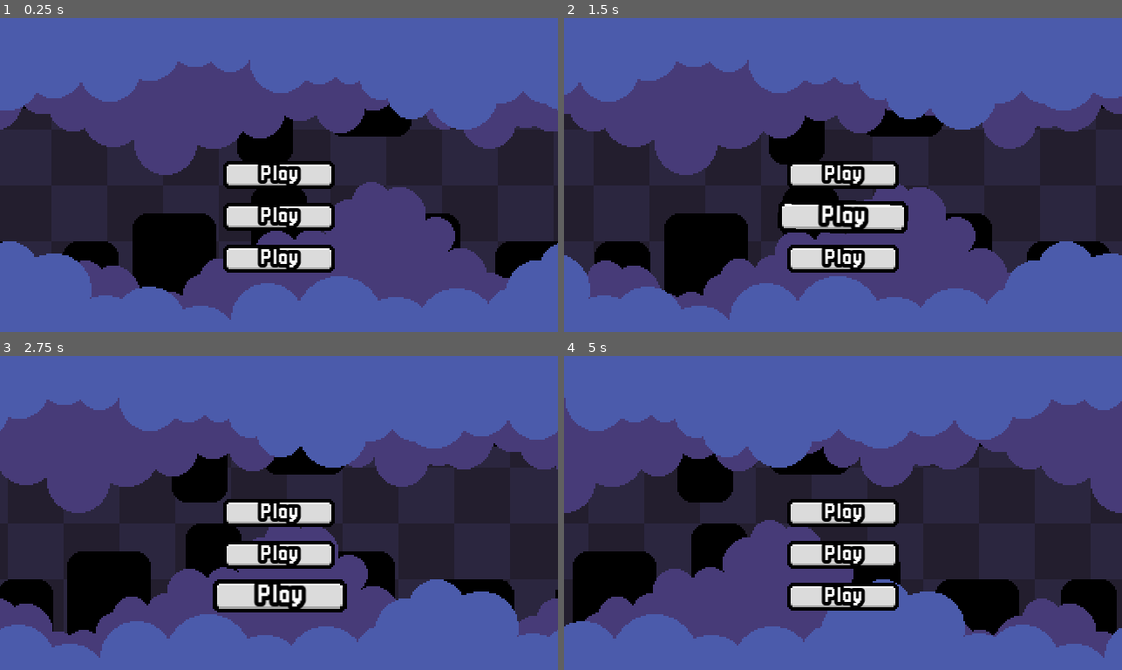
Above: before the commit, frames 1-4 (two rows, left to right).
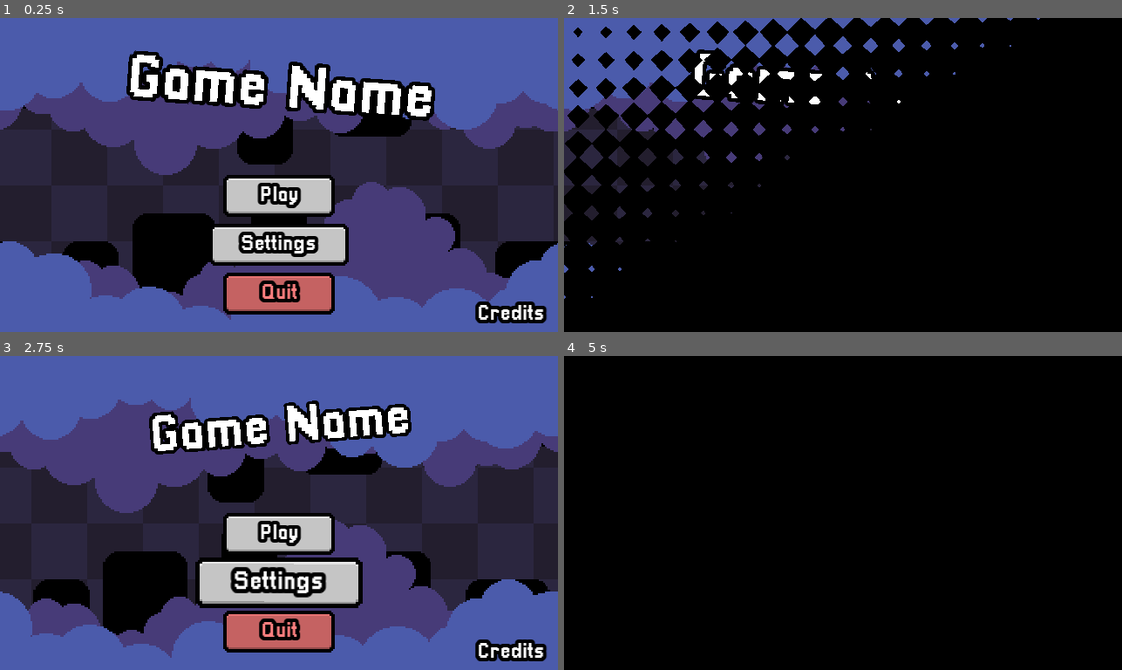
Above: after the commit, the same moments.

Repository: tossudev/godot-main-menu
Game: Godot game, scene res://scenes/main_menu.tscn
Same seed, same stepped clock (60 frames per second), same inputs: the game is played once before the commit and once after it. Before the commit the project has no main scene; this scene is started directly in both runs.
Inputs (mouse positions are in pixels of both pictures, inside the frame that each line leads up to):
- Up to frame 1 (0.25 s): no input
- Up to frame 2 (1.5 s): click (843, 175) at 0.52 s; click (843, 215) at 1.27 s
- Up to frame 3 (2.75 s): click (279, 582) at 2.02 s
- Up to frame 4 (5 s): click (843, 597) at 2.77 s; click (1071, 651) at 3.52 s; click (843, 534) at 4.27 s

The runs differ from the first frame. In frame 1, 16% of the frame differs, in the area x 22-98%, y 10-98%; in frame 2, 82%; in frame 3, 38%; in frame 4, 89%, in the area x 0-100%, y 0-100%.

Commit message:
Added scene change and transition

Diff:
--- /dev/null
+++ b/assets/shaders/scene_change_transition.gdshader
@@ -0,0 +1,18 @@
+shader_type canvas_item;
+
+// Ranges from 0 to 1 over the course of the transition.
+// We use this to actually animate the shader.
+uniform float progress : hint_range(0, 1);
+
+// Size of each diamond, in pixels.
+uniform float diamondPixelSize = 10.0f;
+
+void fragment() {
+	float xFraction = fract(FRAGCOORD.x / diamondPixelSize);
+	float yFraction = fract(FRAGCOORD.y / diamondPixelSize);
+	float xDistance = abs(xFraction - 0.5);
+	float yDistance = abs(yFraction - 0.5);
+	if (xDistance + yDistance + UV.x + UV.y > progress * 4.0f) {
+		discard;
+	}
+}
--- a/project.godot
+++ b/project.godot
@@ -12,8 +12,13 @@
 
 config/name="Godot main menu"
 config/description="Custom Godot main menu that features simple settings, keybinds, credits page and more."
+run/main_scene="res://scenes/main_menu.tscn"
 config/features=PackedStringArray("4.2", "GL Compatibility")
 config/icon="res://icon.svg"
+
+[autoload]
+
+SceneChanger="*res://scenes/scene_changer.tscn"
 
 [display]
 
--- a/scenes/main_menu.tscn
+++ b/scenes/main_menu.tscn
@@ -1,10 +1,11 @@
-[gd_scene load_steps=9 format=3 uid="uid://w8fhk5w0x1xg"]
+[gd_scene load_steps=10 format=3 uid="uid://w8fhk5w0x1xg"]
 
 [ext_resource type="Script" path="res://scripts/main_menu/background.gd" id="1_u6nw0"]
 [ext_resource type="Texture2D" uid="uid://dys5n8g4utvmp" path="res://assets/textures/background/background_l1.png" id="2_bdgrh"]
 [ext_resource type="Texture2D" uid="uid://bekf6ys7nbiu4" path="res://assets/textures/background/background_l2.png" id="3_dtnan"]
 [ext_resource type="Texture2D" uid="uid://bbmry1cv12he" path="res://assets/textures/background/background_l3.png" id="4_xuvvs"]
 [ext_resource type="Texture2D" uid="uid://cnynn1ddcmt1y" path="res://assets/textures/background/background_l4.png" id="5_vjsx6"]
+[ext_resource type="Script" path="res://scripts/main_menu/menu_main.gd" id="6_e7uhl"]
 [ext_resource type="Texture2D" uid="uid://bgxgcipyxn5ct" path="res://assets/textures/ui/ninepatch.png" id="6_rq5mk"]
 [ext_resource type="FontFile" uid="uid://ceksqams405ke" path="res://assets/font/Pixellari.ttf" id="7_k8eq1"]
 [ext_resource type="Script" path="res://scripts/main_menu/animation_controller.gd" id="8_6ois2"]
@@ -44,44 +45,62 @@
 
 [node name="Camera" type="Camera2D" parent="."]
 
-[node name="UI_Main" type="Node2D" parent="."]
-
-[node name="Buttons" type="Control" parent="UI_Main"]
+[node name="Main" type="Node2D" parent="."]
+script = ExtResource("6_e7uhl")
+
+[node name="Title" type="Label" parent="Main"]
+texture_filter = 1
+offset_left = -128.0
+offset_top = -72.0
+offset_right = 128.0
+offset_bottom = -24.0
+pivot_offset = Vector2(128, 24)
+theme_override_colors/font_outline_color = Color(0, 0, 0, 1)
+theme_override_constants/outline_size = 8
+theme_override_fonts/font = ExtResource("7_k8eq1")
+theme_override_font_sizes/font_size = 32
+text = "Game Name"
+horizontal_alignment = 1
+vertical_alignment = 1
+
+[node name="Buttons" type="Control" parent="Main"]
 layout_mode = 3
 anchors_preset = 0
 offset_left = -64.0
 offset_top = -8.0
 offset_right = 64.0
-offset_bottom = 64.0
-
-[node name="Button1" type="Button" parent="UI_Main/Buttons" groups=["buttons"]]
+offset_bottom = 88.0
+
+[node name="ButtonPlay" type="Button" parent="Main/Buttons" groups=["buttons"]]
 self_modulate = Color(1, 1, 1, 0)
 layout_mode = 2
 offset_left = 32.0
+offset_top = 8.0
 offset_right = 96.0
-offset_bottom = 16.0
-
-[node name="Contents" type="Control" parent="UI_Main/Buttons/Button1"]
-anchors_preset = 0
-offset_right = 64.0
-offset_bottom = 16.0
-mouse_filter = 2
-
-[node name="Background" type="NinePatchRect" parent="UI_Main/Buttons/Button1/Contents"]
-texture_filter = 1
-layout_mode = 0
-offset_right = 64.0
-offset_bottom = 16.0
+offset_bottom = 32.0
+
+[node name="Contents" type="Control" parent="Main/Buttons/ButtonPlay"]
+anchors_preset = 0
+offset_right = 64.0
+offset_bottom = 24.0
+mouse_filter = 2
+
+[node name="Background" type="NinePatchRect" parent="Main/Buttons/ButtonPlay/Contents"]
+self_modulate = Color(0.9, 0.9, 0.9, 1)
+texture_filter = 1
+layout_mode = 0
+offset_right = 64.0
+offset_bottom = 24.0
 texture = ExtResource("6_rq5mk")
 patch_margin_left = 4
 patch_margin_top = 4
 patch_margin_right = 4
 patch_margin_bottom = 4
 
-[node name="Label" type="Label" parent="UI_Main/Buttons/Button1/Contents"]
-layout_mode = 0
-offset_right = 64.0
-offset_bottom = 16.0
+[node name="Text" type="Label" parent="Main/Buttons/ButtonPlay/Contents"]
+layout_mode = 0
+offset_right = 64.0
+offset_bottom = 24.0
 theme_override_colors/font_outline_color = Color(0, 0, 0, 1)
 theme_override_constants/outline_size = 8
 theme_override_fonts/font = ExtResource("7_k8eq1")
@@ -90,79 +109,111 @@
 horizontal_alignment = 1
 vertical_alignment = 1
 
-[node name="Button2" type="Button" parent="UI_Main/Buttons" groups=["buttons"]]
-self_modulate = Color(1, 1, 1, 0)
-layout_mode = 2
-offset_left = 32.0
-offset_top = 24.0
-offset_right = 96.0
-offset_bottom = 40.0
-
-[node name="Contents" type="Control" parent="UI_Main/Buttons/Button2"]
-anchors_preset = 0
-offset_right = 64.0
-offset_bottom = 16.0
-mouse_filter = 2
-
-[node name="Background" type="NinePatchRect" parent="UI_Main/Buttons/Button2/Contents"]
-texture_filter = 1
-layout_mode = 0
-offset_right = 64.0
-offset_bottom = 16.0
+[node name="ButtonSettings" type="Button" parent="Main/Buttons" groups=["buttons"]]
+self_modulate = Color(1, 1, 1, 0)
+layout_mode = 2
+offset_left = 24.0
+offset_top = 36.0
+offset_right = 104.0
+offset_bottom = 60.0
+
+[node name="Contents" type="Control" parent="Main/Buttons/ButtonSettings"]
+anchors_preset = 0
+offset_right = 80.0
+offset_bottom = 24.0
+mouse_filter = 2
+
+[node name="Background" type="NinePatchRect" parent="Main/Buttons/ButtonSettings/Contents"]
+self_modulate = Color(0.9, 0.9, 0.9, 1)
+texture_filter = 1
+layout_mode = 0
+offset_right = 80.0
+offset_bottom = 24.0
 texture = ExtResource("6_rq5mk")
 patch_margin_left = 4
 patch_margin_top = 4
 patch_margin_right = 4
 patch_margin_bottom = 4
 
-[node name="Label" type="Label" parent="UI_Main/Buttons/Button2/Contents"]
-layout_mode = 0
-offset_right = 64.0
-offset_bottom = 16.0
-theme_override_colors/font_outline_color = Color(0, 0, 0, 1)
-theme_override_constants/outline_size = 8
-theme_override_fonts/font = ExtResource("7_k8eq1")
-theme_override_font_sizes/font_size = 12
-text = "Play"
-horizontal_alignment = 1
-vertical_alignment = 1
-
-[node name="Button3" type="Button" parent="UI_Main/Buttons" groups=["buttons"]]
+[node name="Text" type="Label" parent="Main/Buttons/ButtonSettings/Contents"]
+layout_mode = 0
+offset_right = 80.0
+offset_bottom = 24.0
+theme_override_colors/font_outline_color = Color(0, 0, 0, 1)
+theme_override_constants/outline_size = 8
+theme_override_fonts/font = ExtResource("7_k8eq1")
+theme_override_font_sizes/font_size = 12
+text = "Settings"
+horizontal_alignment = 1
+vertical_alignment = 1
+
+[node name="ButtonQuit" type="Button" parent="Main/Buttons" groups=["buttons"]]
 self_modulate = Color(1, 1, 1, 0)
 layout_mode = 2
 offset_left = 32.0
-offset_top = 48.0
+offset_top = 64.0
 offset_right = 96.0
-offset_bottom = 64.0
-
-[node name="Contents" type="Control" parent="UI_Main/Buttons/Button3"]
-anchors_preset = 0
-offset_right = 64.0
-offset_bottom = 16.0
-mouse_filter = 2
-
-[node name="Background" type="NinePatchRect" parent="UI_Main/Buttons/Button3/Contents"]
-texture_filter = 1
-layout_mode = 0
-offset_right = 64.0
-offset_bottom = 16.0
+offset_bottom = 88.0
+
+[node name="Contents" type="Control" parent="Main/Buttons/ButtonQuit"]
+anchors_preset = 0
+offset_right = 64.0
+offset_bottom = 24.0
+mouse_filter = 2
+
+[node name="Background" type="NinePatchRect" parent="Main/Buttons/ButtonQuit/Contents"]
+self_modulate = Color(0.9, 0.45, 0.45, 1)
+texture_filter = 1
+layout_mode = 0
+offset_right = 64.0
+offset_bottom = 24.0
 texture = ExtResource("6_rq5mk")
 patch_margin_left = 4
 patch_margin_top = 4
 patch_margin_right = 4
 patch_margin_bottom = 4
 
-[node name="Label" type="Label" parent="UI_Main/Buttons/Button3/Contents"]
-layout_mode = 0
-offset_right = 64.0
+[node name="Text" type="Label" parent="Main/Buttons/ButtonQuit/Contents"]
+layout_mode = 0
+offset_right = 64.0
+offset_bottom = 24.0
+theme_override_colors/font_color = Color(1, 0.5, 0.5, 1)
+theme_override_colors/font_outline_color = Color(0, 0, 0, 1)
+theme_override_constants/outline_size = 8
+theme_override_fonts/font = ExtResource("7_k8eq1")
+theme_override_font_sizes/font_size = 12
+text = "Quit"
+horizontal_alignment = 1
+vertical_alignment = 1
+
+[node name="ButtonCredits" type="Button" parent="Main/Buttons" groups=["buttons"]]
+self_modulate = Color(1, 1, 1, 0)
+layout_mode = 2
+offset_left = 168.0
+offset_top = 80.0
+offset_right = 224.0
+offset_bottom = 96.0
+
+[node name="Contents" type="Control" parent="Main/Buttons/ButtonCredits"]
+anchors_preset = 0
+offset_right = 56.0
 offset_bottom = 16.0
-theme_override_colors/font_outline_color = Color(0, 0, 0, 1)
-theme_override_constants/outline_size = 8
-theme_override_fonts/font = ExtResource("7_k8eq1")
-theme_override_font_sizes/font_size = 12
-text = "Play"
-horizontal_alignment = 1
+mouse_filter = 2
+
+[node name="Text" type="Label" parent="Main/Buttons/ButtonCredits/Contents"]
+layout_mode = 0
+offset_left = -8.0
+offset_right = 48.0
+offset_bottom = 16.0
+theme_override_colors/font_outline_color = Color(0, 0, 0, 1)
+theme_override_constants/outline_size = 8
+theme_override_fonts/font = ExtResource("7_k8eq1")
+theme_override_font_sizes/font_size = 12
+text = "Credits"
+horizontal_alignment = 2
 vertical_alignment = 1
 
 [node name="AnimationController" type="Node" parent="."]
 script = ExtResource("8_6ois2")
+
+[connection signal="pressed" from="Main/Buttons/ButtonPlay" to="Main" method="_on_button_play_pressed"]
--- /dev/null
+++ b/scenes/scene_changer.tscn
@@ -0,0 +1,36 @@
+[gd_scene load_steps=5 format=3 uid="uid://dh3rebpakvpv6"]
+
+[ext_resource type="Script" path="res://scripts/scene_changer.gd" id="1_gkdit"]
+[ext_resource type="Shader" path="res://assets/shaders/scene_change_transition.gdshader" id="1_mka6u"]
+
+[sub_resource type="ShaderMaterial" id="ShaderMaterial_jsth2"]
+shader = ExtResource("1_mka6u")
+shader_parameter/progress = 0.0
+shader_parameter/diamondPixelSize = 32.0
+
+[sub_resource type="ShaderMaterial" id="ShaderMaterial_kd86w"]
+shader = ExtResource("1_mka6u")
+shader_parameter/progress = 0.0
+shader_parameter/diamondPixelSize = 32.0
+
+[node name="SceneChanger" type="CanvasLayer"]
+script = ExtResource("1_gkdit")
+
+[node name="TransitionIn" type="ColorRect" parent="."]
+material = SubResource("ShaderMaterial_jsth2")
+offset_left = -8.0
+offset_top = -8.0
+offset_right = 328.0
+offset_bottom = 192.0
+mouse_filter = 2
+color = Color(0, 0, 0, 1)
+
+[node name="TransitionOut" type="ColorRect" parent="."]
+material = SubResource("ShaderMaterial_kd86w")
+offset_left = 328.0
+offset_top = 192.0
+offset_right = 664.0
+offset_bottom = 392.0
+rotation = 3.14159
+mouse_filter = 2
+color = Color(0, 0, 0, 1)
--- a/scripts/main_menu/animation_controller.gd
+++ b/scripts/main_menu/animation_controller.gd
@@ -2,13 +2,14 @@
 
 const GROUP_BUTTONS: String = "buttons"
 
+# Values for button animations
 const ANIM_VALUES_BUTTON: Dictionary = {
 	"scale_normal" : Vector2.ONE,
 	"scale_up" : Vector2(1.2, 1.2),
-	"scale_pressed" : Vector2(0.8, 0.8),
+	"scale_pressed" : Vector2(0.6, 0.6),
 	"rotation_normal" : 0.0,
 	"rotation_pressed" : 0.1,
-	"time" : 0.6,
+	"time" : 1.2,
 }
 
 # Object references
@@ -20,21 +21,21 @@
 	_connect_signals()
 
 
+# Get all node references
 func _get_node_references() -> void:
-	# Get all node references
 	for button_node: Object in get_tree().get_nodes_in_group(GROUP_BUTTONS):
 		button_nodes.append(button_node)
 		_correct_node_pivot_offset(button_node.get_node("Contents"))
 
 
+# Set nodes pivot offset to the center of the node.
 func _correct_node_pivot_offset(node: Object) -> void:
-	# Set nodes pivot offset to the center of the node.
 	var pivot_offset: Vector2 = node.size / 2
 	node.set_pivot_offset(pivot_offset)
 
 
+# Connect signals for buttons, eg.
 func _connect_signals() -> void:
-	# Connect signals for buttons, eg.
 	for button_node: Object in button_nodes:
 		button_node.mouse_entered.connect(
 				_on_button_mouse_entered.bind(button_node))
@@ -55,6 +56,11 @@
 		to: Variant,
 		speed: float):
 
+	# If we change scenes when pressing button, skip animations.
+	if get_tree() == null:
+		return
+
+	# Create and play the animation.
 	var tween = get_tree().create_tween()
 	tween.set_parallel(true)
 	tween.tween_property(object.get_node("Contents"), type,
--- /dev/null
+++ b/scripts/main_menu/menu_main.gd
@@ -0,0 +1,41 @@
+extends Node2D
+
+const ANIM_VALUES_TITLE: Dictionary = {
+	"scale_time" : 1.75,			# Time multiplier for animation
+	"scale_amount" : 0.1,			# Scale multiplier for animation
+	"scale_amount_offset" : 1.0,	# Scale offset from 0.0
+
+	"rotation_time" : 2.0,			# Time multiplier for animation
+	"rotation_amount" : 0.08,		# Rotation multiplier for animation
+}
+
+# Node references
+@onready var title_node: Object = $Title
+
+var time_elapsed: float = 0.0
+
+
+func _process(delta):
+	time_elapsed += delta
+	_do_title_spin()
+
+
+func _do_title_spin() -> void:
+	var title_scale: float = (
+		cos(time_elapsed * ANIM_VALUES_TITLE.scale_time
+		) * ANIM_VALUES_TITLE.scale_amount
+		) + ANIM_VALUES_TITLE.scale_amount_offset
+
+	var title_rotation: float = cos(
+		time_elapsed * ANIM_VALUES_TITLE.rotation_time
+		) * ANIM_VALUES_TITLE.rotation_amount
+
+	title_node.scale = Vector2(title_scale, title_scale)
+	title_node.rotation = title_rotation
+
+
+
+# Signals
+
+func _on_button_play_pressed():
+	SceneChanger.change_scene("res://scenes/main_menu.tscn")
--- /dev/null
+++ b/scripts/scene_changer.gd
@@ -0,0 +1,42 @@
+extends CanvasLayer
+
+const TRANSITION_TIME: float = 1.5
+
+var transition_playing: bool = false
+
+
+func change_scene(to: String) -> void:
+	if transition_playing:
+		return
+
+	transition_playing = true
+	await _transition_in()
+
+	$TransitionOut.material.set_shader_parameter("progress", 1.0)
+	$TransitionIn.material.set_shader_parameter("progress", 0.0)
+
+	get_tree().change_scene_to_file(to)
+
+	_transition_out()
+	transition_playing = false
+
+
+func _transition_in() -> void:
+	var tween = get_tree().create_tween()
+
+	tween.tween_property(
+			$TransitionIn.material, "shader_parameter/progress",
+			1.0, TRANSITION_TIME / 2
+		).set_trans(Tween.TRANS_CUBIC).set_ease(Tween.EASE_IN_OUT)
+
+	await tween.finished
+	tween.stop()
+
+
+func _transition_out() -> void:
+	var tween_out = get_tree().create_tween()
+
+	tween_out.tween_property(
+			$TransitionOut.material, "shader_parameter/progress",
+			0.0, TRANSITION_TIME / 2
+		).set_trans(Tween.TRANS_CUBIC).set_ease(Tween.EASE_OUT)
Binary file added: assets/textures/ui/main_menu_text.png
Not shown, added: assets/textures/ui/main_menu_text.png.import
